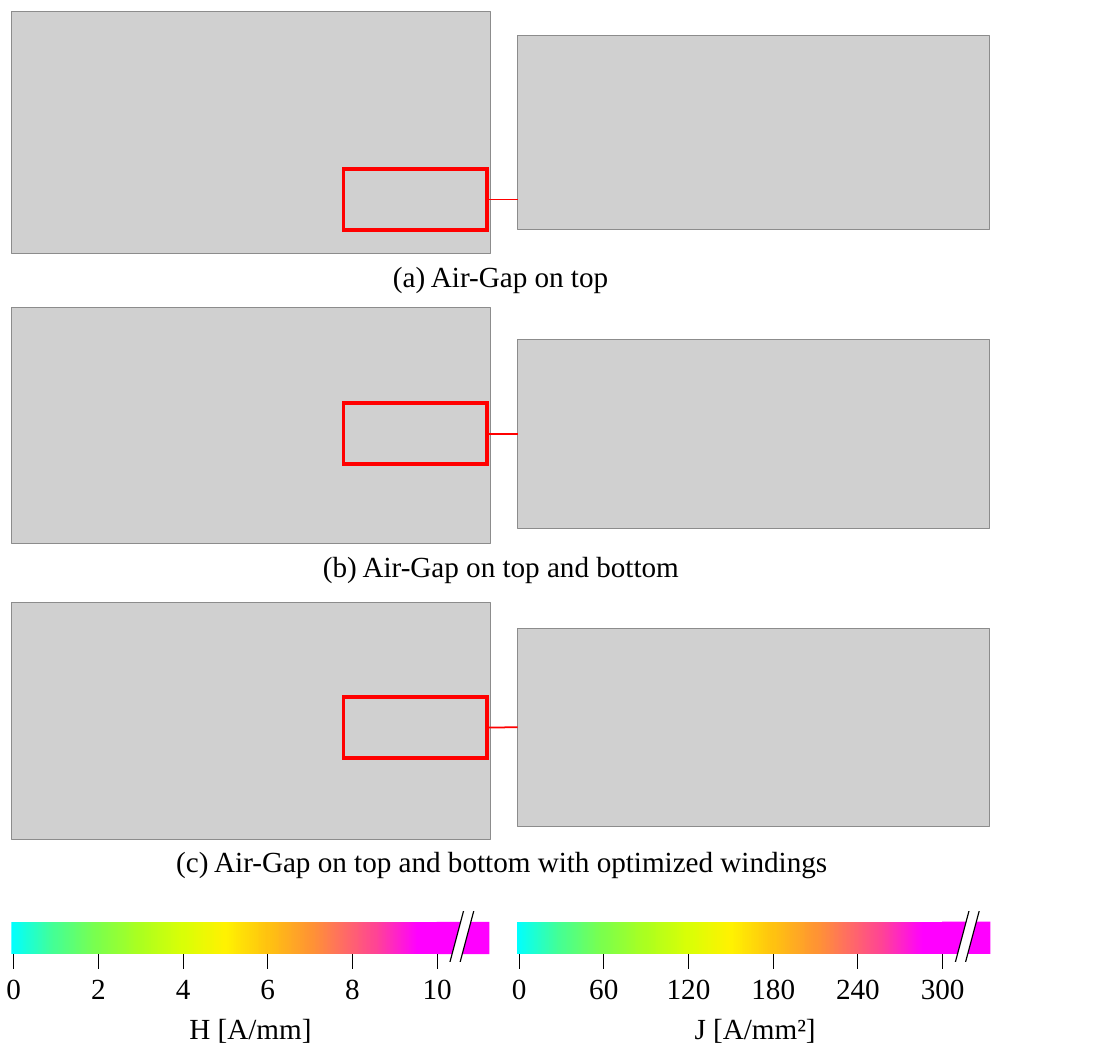
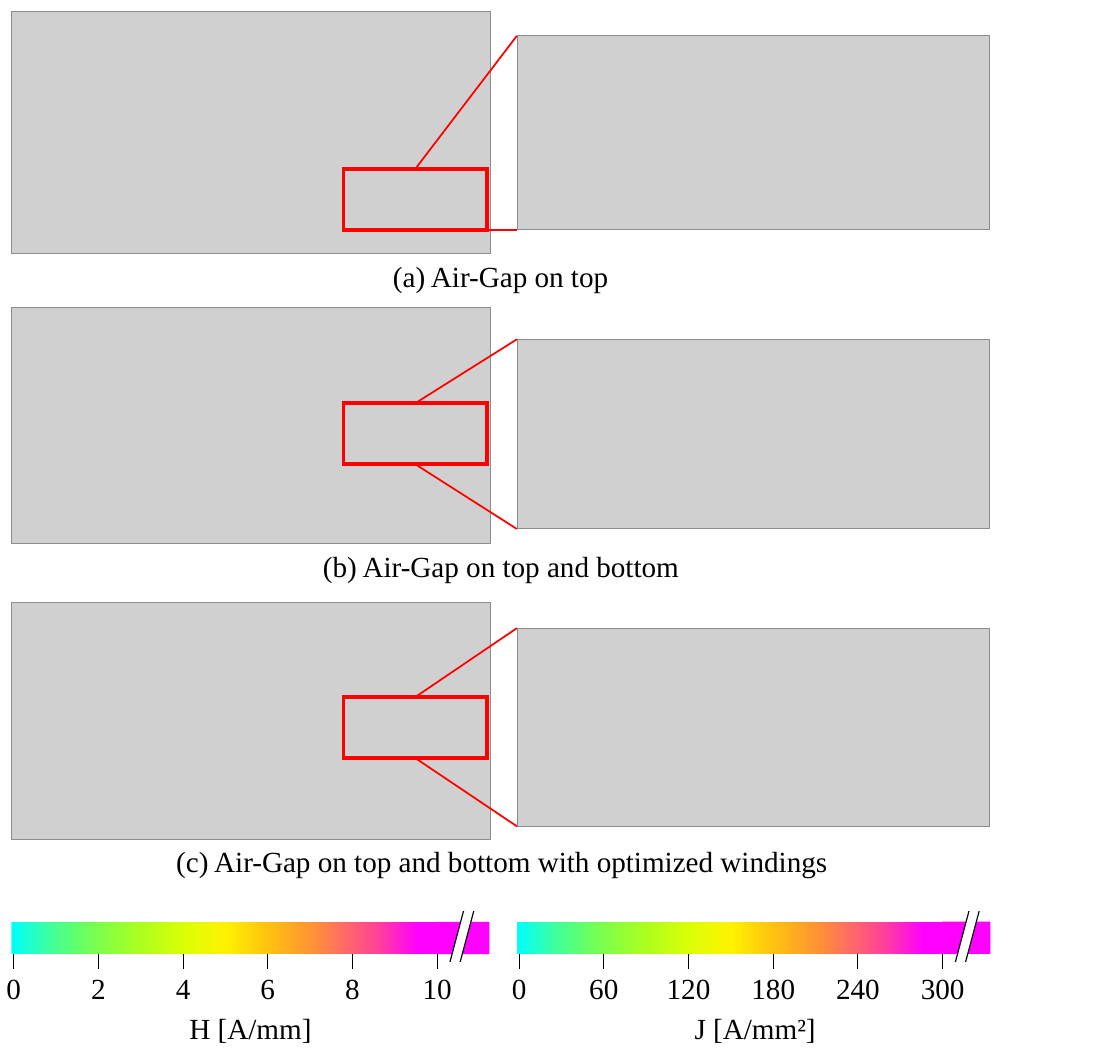
Before and after one commit to Keilomatico/IPEC2026_Coupled_Inductor_Buck, a slide deck: slide 1 of figures/IPEC_Figure_AirGap.pptx. Drawn at 1120x1058 pixels with LibreOffice and Linux fonts; fonts in the diff are those of the drawing; grey boxes stand for pictures. Boxes give left, top, right and bottom in pixels: in the first picture for what was removed or moved away, otherwise in the second. Text is boxed around its words. In the diff, an @@ line names an element or a change of style, - is before the commit and + after.

```diff
--- a/figures/IPEC_Figure_AirGap.pptx
+++ b/figures/IPEC_Figure_AirGap.pptx
@@ line moved from (487, 199) - (518, 199) to (415, 169) - (517, 36) @@
@@ line added from (415, 230) to (517, 230), #FF0000 1.5 pt @@
@@ line moved from (487, 434) - (518, 434) to (415, 403) - (517, 339) @@
@@ line added from (415, 465) to (517, 529), #FF0000 1.5 pt @@
@@ line added from (415, 697) to (517, 628), #FF0000 1.5 pt @@
@@ line moved from (487, 728) - (518, 728) to (415, 759) - (517, 827) @@
```
Also in this commit, not shown: 5 other files.
